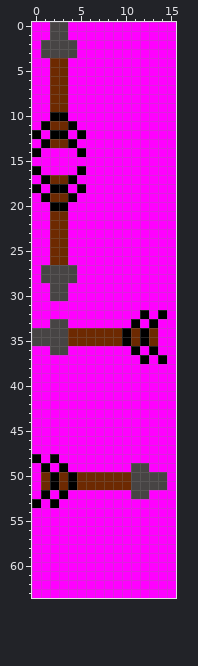
Two states of a pixel-art sprite, generator/generatorpgzvs2010/gfx/arrow.png. Above is the file before it was changed.
The file is 16x64 pixels.
And afterwards:
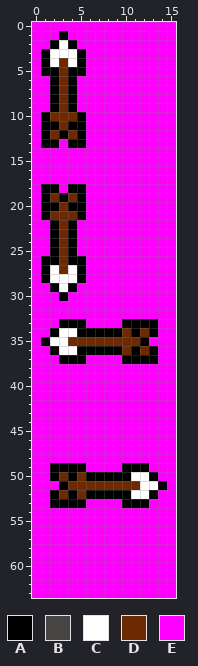
Palette (. is transparent): A #000000  B #474444  C #ffffff  D #6d2901  E #ff00ff
From old to new:
Colour A replaces colour B in row 1 at x 3; in row 2 at x 2 and 4; in row 3 at x 1; in rows 27 to 28 at x 1; in row 29 at x 2; in row 30 at x 3.
Colour A replaces colour B in row 33 at x 3; in row 34 at x 2; in row 35 at x 1; in row 36 at x 2; in row 49 at x 11 to 12; in row 50 at x 13.
Colour A replaces colour B in row 51 at x 14.
Colour A replaces colour D in rows 5 to 9 at x 2; in row 11 at x 2; in row 13 at x 2; in row 19 at x 3; in rows 22 to 26 at x 2; in row 34 at x 5 to 9, 11 and 13.
Colour A replaces colour D in row 50 at x 6 to 10; in row 51 at x 3.
Colour A replaces colour E in row 3 at x 5; in row 4 at x 1 and 5; in row 5 at x 1 and 4 to 5; in rows 6 to 9 at x 4; in row 10 at x 1 and 5; in row 11 at x 5.
Colour A replaces colour E in row 12 at x 1; in row 13 at x 5; in row 18 at x 1 and 4; in row 19 at x 5; in row 20 at x 1 and 4 to 5; in row 21 at x 1 and 5.
Colour A replaces colour E in rows 22 to 25 at x 4; in row 26 at x 1 and 4 to 5; in rows 27 to 28 at x 5; in row 29 at x 4; in row 33 at x 4 to 5, 10 and 12; in row 36 at x 5 to 9.
Colour A replaces colour E in row 37 at x 3 to 5, 10 to 11 and 13; in row 49 at x 2, 4 to 5 and 10; in row 52 at x 2, 4, 6 to 10 and 13; in row 53 at x 3 to 5 and 10 to 12.
Colour C replaces colour B in row 2 at x 3; in row 3 at x 2 to 4; in row 27 at x 2 and 4; in row 28 at x 2 to 4; in row 29 at x 3; in row 34 at x 3.
Colour C replaces colour B in row 35 at x 2 to 3; in row 36 at x 3; in row 50 at x 11 to 12; in row 51 at x 12 to 13; in row 52 at x 11 to 12.
Colour C replaces colour D in row 4 at x 2; in row 34 at x 4.
Colour C replaces colour E in row 4 at x 4; in row 36 at x 4.
Colour D replaces colour A in row 10 at x 2 to 3; in row 12 at x 2; in row 19 at x 4; in row 20 at x 3; in row 34 at x 10 and 12; in row 35 at x 10.
Colour D replaces colour A in row 51 at x 4; in row 52 at x 3.
Colour D replaces colour B in row 27 at x 3; in row 51 at x 11.
Colour D replaces colour E in row 10 at x 4; in row 12 at x 4; in row 21 at x 4; in row 36 at x 10 and 12; in row 52 at x 5.
Colour E replaces colour A in row 12 at x 0; in row 14 at x 0 and 5; in row 16 at x 0 and 5; in row 17 at x 1 and 4; in row 18 at x 0 and 3; in row 32 at x 12 and 14.
Colour E replaces colour A in row 37 at x 14; in row 48 at x 0 and 2; in row 49 at x 1; in row 51 at x 2; in row 52 at x 1; in row 53 at x 0.
Colour E replaces colour B in row 0 at x 2 to 3; in row 1 at x 2; in row 2 at x 1; in row 30 at x 2; in row 33 at x 2; in row 34 at x 0 to 1.
Colour E replaces colour B in row 35 at x 0; in row 50 at x 14.
Colour E replaces colour D in row 13 at x 3; in row 17 at x 2 to 3; in row 35 at x 13; in rows 50 to 51 at x 1.
Boxes around the changes in both pictures, in picture pixels (x1, y1, x2, y2):
changed: (32, 22, 167, 364)
changed: (32, 454, 167, 508)
